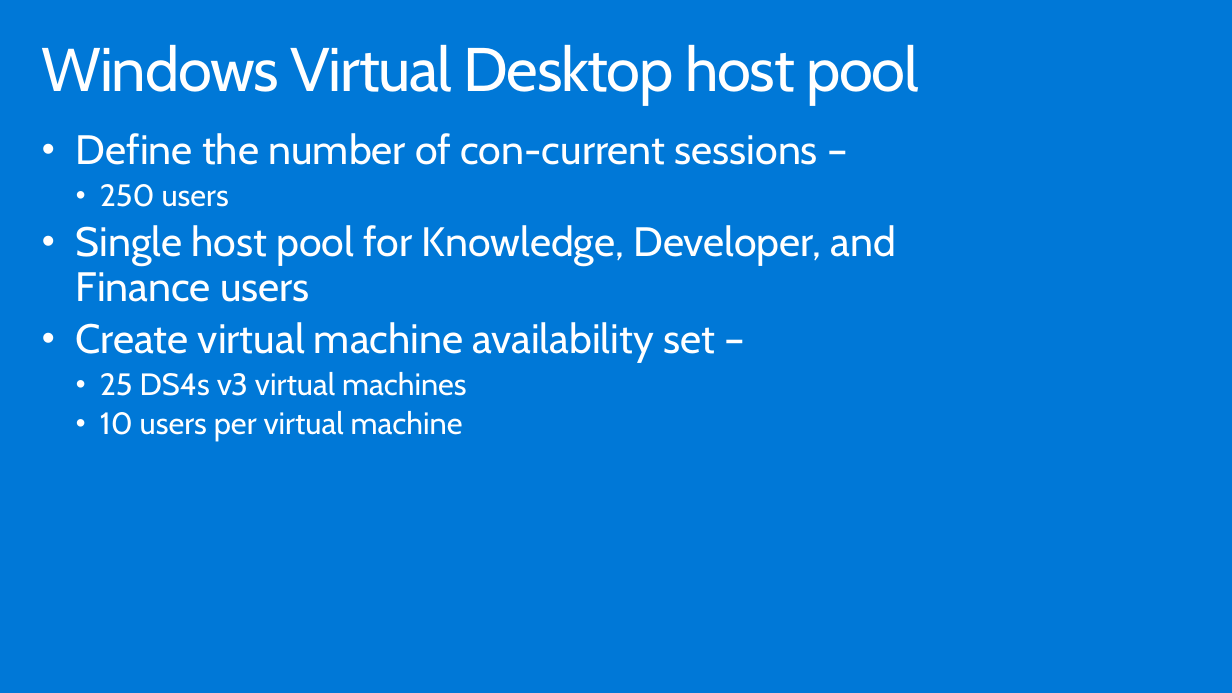
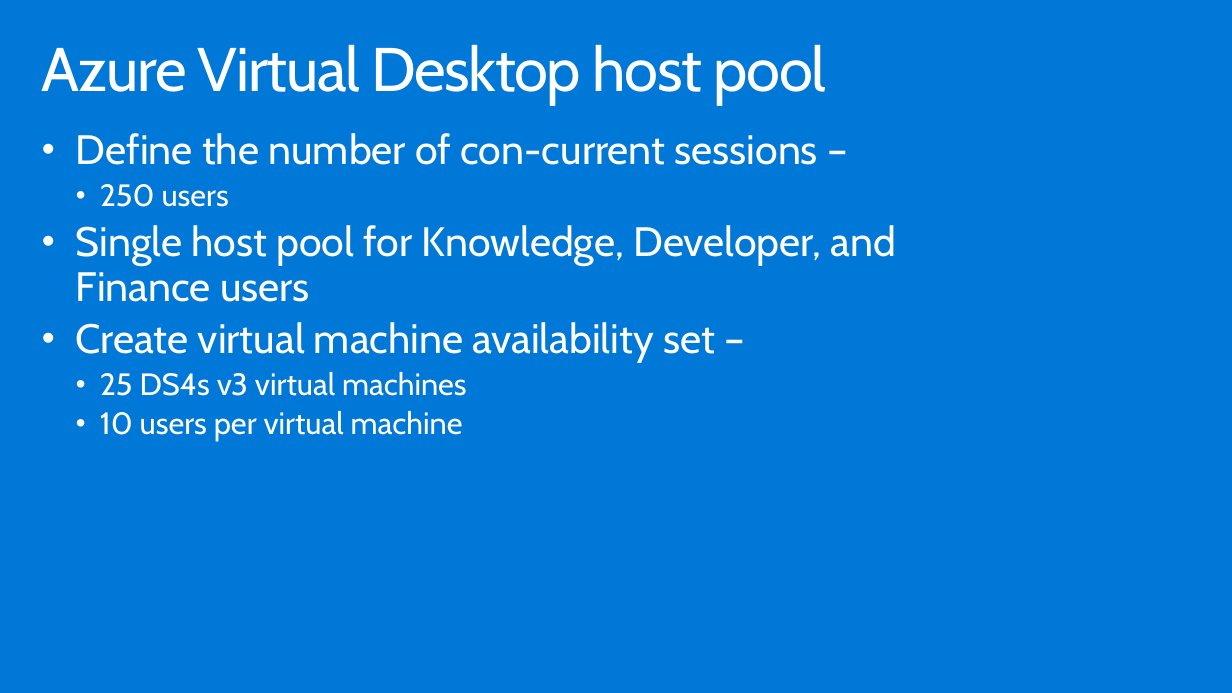
Before and after one commit to tobiasrademacher/MCW-Implementing-Azure-Virtual-Desktop-in-the-enterprise, a slide deck: slide 26 of Whiteboard design session/WDS trainer presentation - Implementing Windows Virtual Desktop in the enterprise.pptx. Drawn at 1232x693 pixels with LibreOffice and Linux fonts; fonts in the diff are those of the drawing. Boxes give left, top, right and bottom in pixels: in the first picture for what was removed or moved away, otherwise in the second. Text is boxed around its words. In the diff, an @@ line names an element or a change of style, - is before the commit and + after.

```diff
--- a/Whiteboard design session/WDS trainer presentation - Implementing Windows Virtual Desktop in the enterprise.pptx
+++ b/Whiteboard design session/WDS trainer presentation - Implementing Windows Virtual Desktop in the enterprise.pptx
@@ title at (42, 44, 826, 105): text changed @@
-Windows Virtual Desktop host pool
+Azure Virtual Desktop host pool
```
Also in this commit, not shown: 7 other slides changed, 5 other files.
